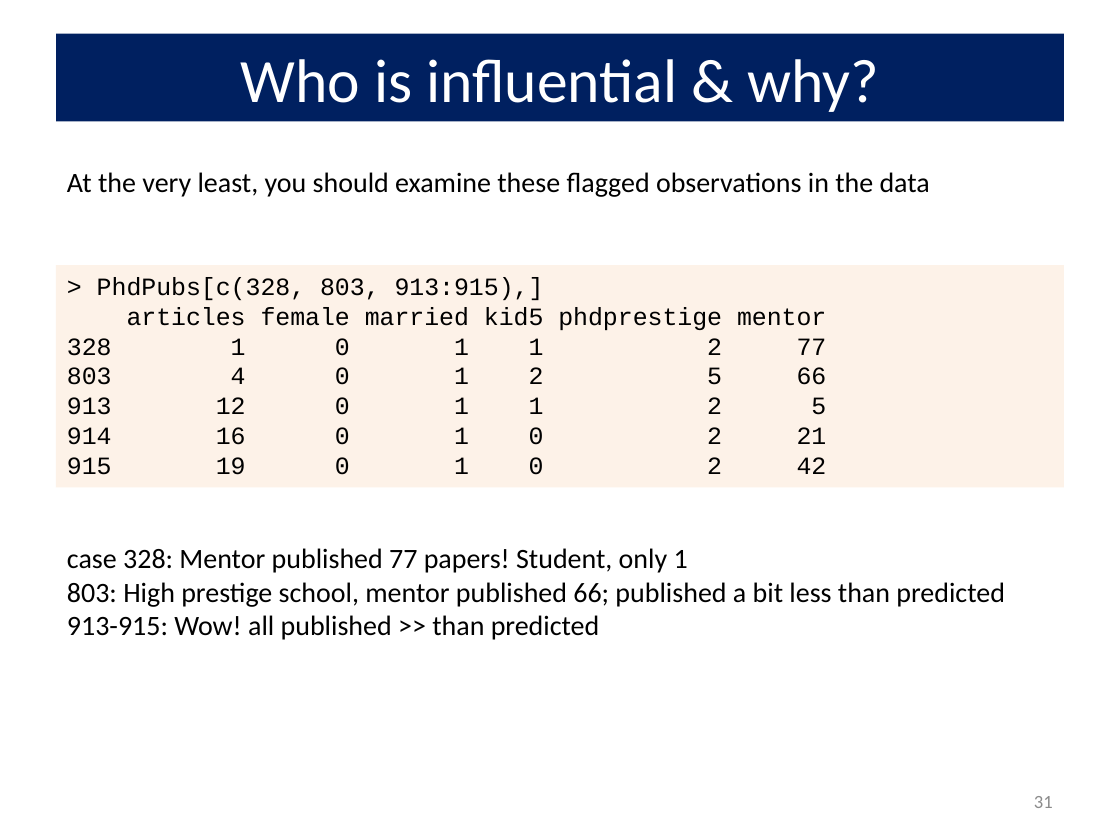
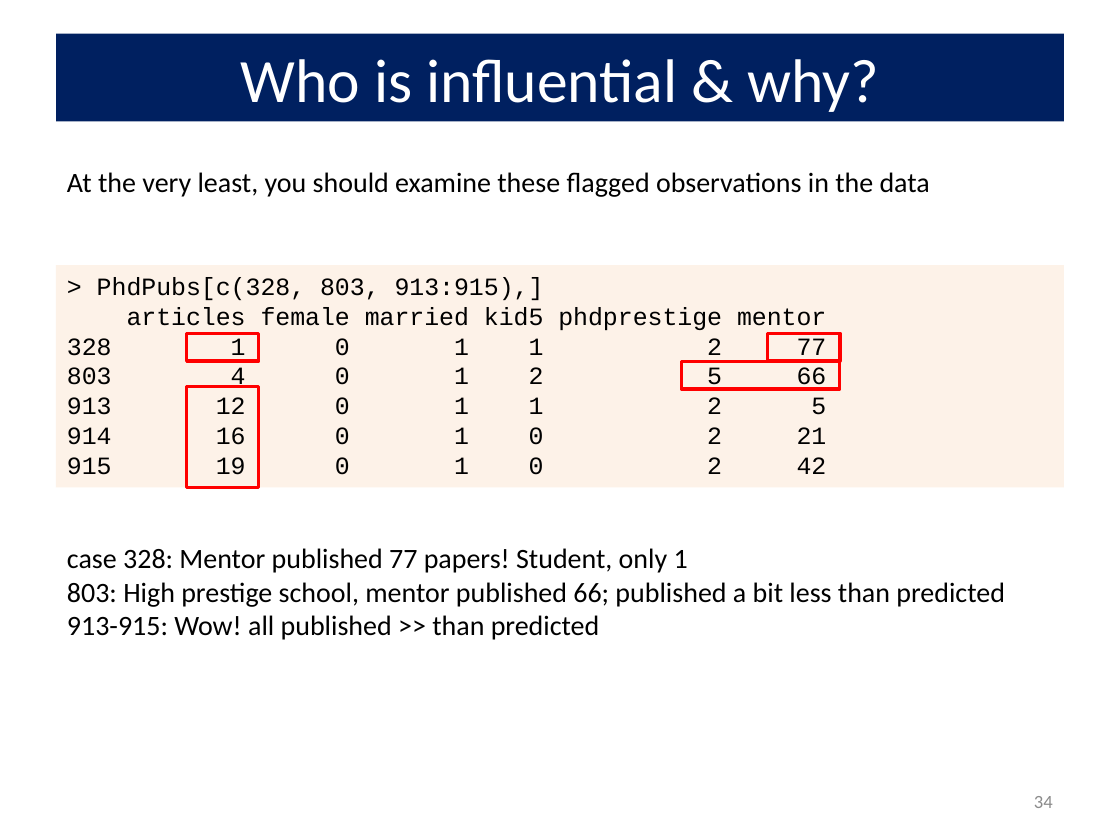
Before and after one commit to friendly/psy6136, a slide deck: slide 34 of lectures/09-CountData.pptx (slide 31 before the commit). Drawn at 1120x840 pixels with LibreOffice and Linux fonts; fonts in the diff are those of the drawing. Boxes give left, top, right and bottom in pixels: in the first picture for what was removed or moved away, otherwise in the second. Text is boxed around its words. In the diff, an @@ line names an element or a change of style, - is before the commit and + after.

```diff
--- a/lectures/09-CountData.pptx
+++ b/lectures/09-CountData.pptx
@@ rectangle added at (x1=187, y1=333, x2=260, y2=361), outline #FF0000 2 pt @@
@@ rectangle added at (x1=767, y1=333, x2=840, y2=361), outline #FF0000 2 pt @@
@@ rectangle added at (x1=187, y1=386, x2=260, y2=487), outline #FF0000 2 pt @@
@@ rectangle added at (x1=681, y1=361, x2=840, y2=389), outline #FF0000 2 pt @@
@@ page number at (x1=1034, y1=796, x2=1053, y2=808): text changed @@
-31
+34
```
Also in this commit, not shown: 11 other slides changed, 5 slides added, 3 other files.
